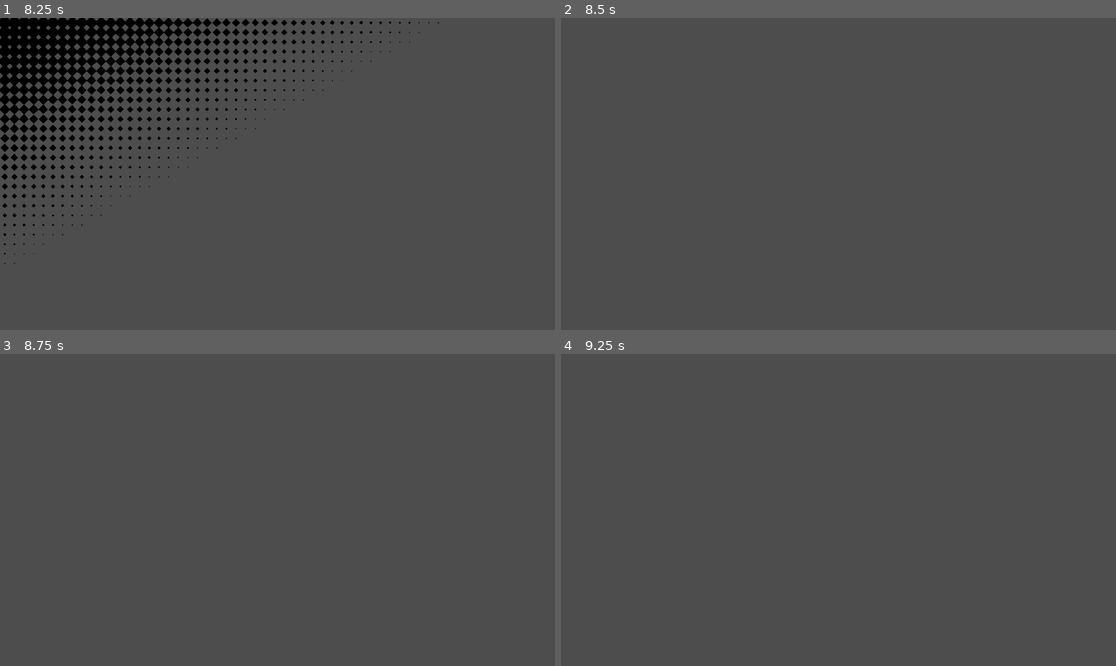
Above: before the commit, frames 1-4 (two rows, left to right).
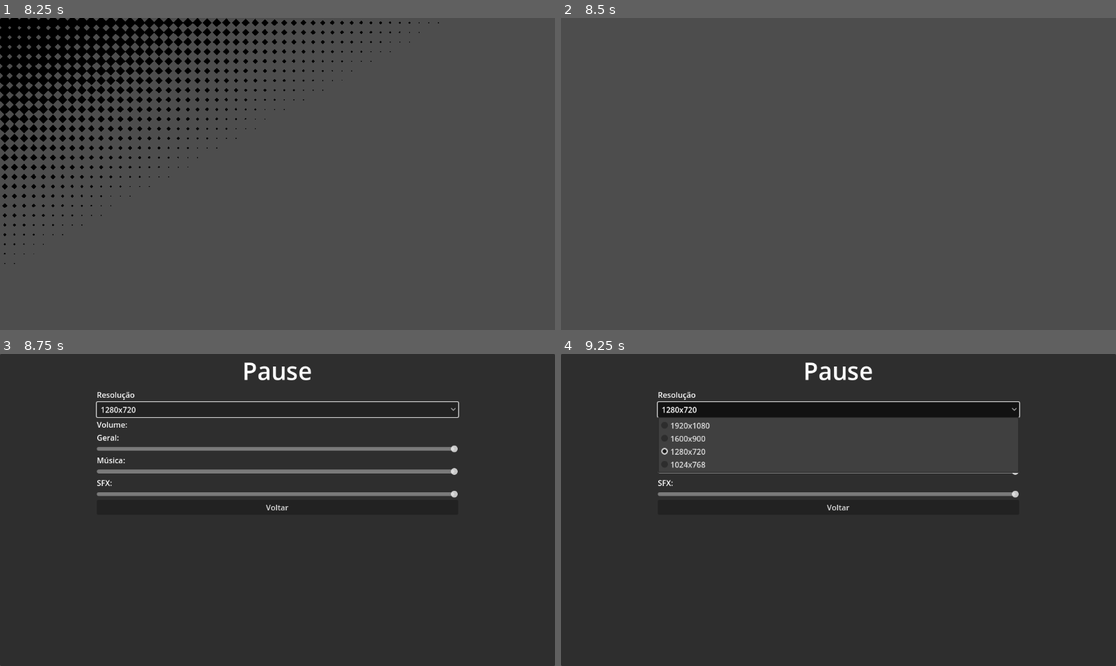
Above: after the commit, the same moments.

Repository: jpsalim21/Godot-Projeto-Base
Game: Godot game, scene res://Menus/MenuInicial.tscn
Same seed, same stepped clock (60 frames per second), same inputs: the game is played once before the commit and once after it. Before the commit the project starts from res://MenuInicial/MenuInicial.tscn.
Inputs (mouse positions are in pixels of both pictures, inside the frame that each line leads up to):
- Up to frame 1 (8.25 s): click "Jogar" at 0.5 s; click "Jogar" at 1.25 s; click "Opções" at 2 s; click "Opções" at 2.75 s; click "Jogar" at 3.5 s; click "Opções" at 4.25 s; tap Enter at 5.75 s
- Up to frame 2 (8.5 s): no input
- Up to frame 3 (8.75 s): tap Escape (ui_cancel) at 8.65 s
- Up to frame 4 (9.25 s): click (838, 410) at 8.75 s, where only the run after the commit has a clickable "1280x720"

Frames 1-2 are identical in both runs. In frame 3, 99% of the frame differs, in the area x 0-100%, y 0-100%; in frame 4, 89%.

Commit message:
Menu de pause

Diff:
--- a/MenuInicial/Config.gd
+++ /dev/null
@@ -1,9 +0,0 @@
-extends Resource
-class_name Configuracoes
-
-@export var audioMaster : float = 0
-@export var audioMusica : float = 0
-@export var audioSFX : float = 0
-
-@export var screen_size : Vector2i = Vector2i(1280, 720)
-@export var screen_index : int = 2
--- /dev/null
+++ b/Menus/Config.gd
@@ -0,0 +1,26 @@
+extends Resource
+class_name Configuracoes
+
+@export var audioMaster : float = 0:
+	set(value):
+		AudioServer.set_bus_volume_db(AudioServer.get_bus_index("Master"), value)
+		audioMaster = value
+@export var audioMusica : float = 0:
+	set(value):
+		AudioServer.set_bus_volume_db(AudioServer.get_bus_index("Musica"), value)
+		audioMusica = value
+@export var audioSFX : float = 0:
+	set(value):
+		AudioServer.set_bus_volume_db(AudioServer.get_bus_index("SFX"), value)
+		audioSFX = value
+
+static var resolucoes = [
+	Vector2i(1920, 1080),
+	Vector2i(1600, 900),
+	Vector2i(1280, 720),
+	Vector2i(1024, 768),
+]
+@export var screen_index : int = 2:
+	set(value):
+		screen_index = value
+		DisplayServer.window_set_size(resolucoes[value])
--- a/MenuInicial/GameController.gd
+++ b/Menus/GameController.gd
@@ -10,7 +10,7 @@
 	verify_save_directory(savePath)
 	loadData(configFile)
 	get_tree().set_auto_accept_quit(false)
-	DisplayServer.window_set_size(configuracoes.screen_size)
+	DisplayServer.window_set_size(Configuracoes.resolucoes[configuracoes.screen_index])
 
 #region SALVAR AS CONFIGURAÇÕES
 func verify_save_directory(path : String):
--- a/MenuInicial/MenuInicial.gd
+++ b/Menus/MenuInicial.gd
@@ -28,26 +28,14 @@
 	menu_inicial.visible = true
 	$"../MenuInicial/VBoxContainer/Start".grab_focus()
 
-var resolucoes = [
-	Vector2i(1920, 1080),
-	Vector2i(1600, 900),
-	Vector2i(1280, 720),
-	Vector2i(1024, 768),
-]
-
 func _on_resolucao_item_selected(index: int) -> void:
-	DisplayServer.window_set_size(resolucoes[index])
-	GameController.configuracoes.screen_size = resolucoes[index]
 	GameController.configuracoes.screen_index = index
 
 func _on_geral_slider_value_changed(value: float) -> void:
-	AudioServer.set_bus_volume_db(AudioServer.get_bus_index("Master"), value)
 	GameController.configuracoes.audioMaster = value
 
 func _on_musica_slider_value_changed(value: float) -> void:
-	AudioServer.set_bus_volume_db(AudioServer.get_bus_index("Musica"), value)
 	GameController.configuracoes.audioMusica = value
 
 func _on_sfx_slider_value_changed(value: float) -> void:
-	AudioServer.set_bus_volume_db(AudioServer.get_bus_index("SFX"), value)
 	GameController.configuracoes.audioSFX = value
--- a/MenuInicial/MenuInicial.tscn
+++ b/Menus/MenuInicial.tscn
@@ -1,7 +1,7 @@
 [gd_scene load_steps=7 format=3 uid="uid://b2jk11veho2ly"]
 
-[ext_resource type="Script" path="res://MenuInicial/MenuInicial.gd" id="1_pq5jh"]
-[ext_resource type="Script" path="res://MenuInicial/coisas_iniciais.gd" id="2_l5uqn"]
+[ext_resource type="Script" path="res://Menus/MenuInicial.gd" id="1_pq5jh"]
+[ext_resource type="Script" path="res://Menus/coisas_iniciais.gd" id="2_l5uqn"]
 
 [sub_resource type="StyleBoxFlat" id="StyleBoxFlat_bfrjk"]
 bg_color = Color(0, 0, 0, 1)
@@ -43,7 +43,7 @@
 "RESET": SubResource("Animation_0vkyi")
 }
 
-[node name="Control" type="Control"]
+[node name="MenuInicial" type="Control"]
 layout_mode = 3
 anchors_preset = 15
 anchor_right = 1.0
--- /dev/null
+++ b/Menus/MenuPause.gd
@@ -0,0 +1,31 @@
+extends Control
+
+func _ready() -> void:
+	$VBoxContainer/Resolucao.selected = GameController.configuracoes.screen_index
+	$VBoxContainer/GeralSlider.value = GameController.configuracoes.audioMaster
+	$VBoxContainer/MusicaSlider.value = GameController.configuracoes.audioMusica
+	$VBoxContainer/SFXSlider.value = GameController.configuracoes.audioSFX
+
+func _on_panel_visibility_changed() -> void:
+	if visible:
+		$VBoxContainer/Resolucao.grab_focus()
+	get_tree().paused = visible
+
+func _unhandled_input(event: InputEvent) -> void:
+	if event.is_action_pressed("ui_cancel"):
+		visible = !visible
+
+func _on_resolucao_item_selected(index: int) -> void:
+	GameController.configuracoes.screen_index = index
+
+func _on_geral_slider_value_changed(value: float) -> void:
+	GameController.configuracoes.audioMaster = value
+
+func _on_musica_slider_value_changed(value: float) -> void:
+	GameController.configuracoes.audioMusica = value
+
+func _on_sfx_slider_value_changed(value: float) -> void:
+	GameController.configuracoes.audioSFX = value
+
+func _on_voltar_pressed() -> void:
+	visible = false
--- /dev/null
+++ b/Menus/MenuPause.tscn
@@ -0,0 +1,96 @@
+[gd_scene load_steps=2 format=3 uid="uid://cu5m1ct25rwpc"]
+
+[ext_resource type="Script" path="res://Menus/MenuPause.gd" id="1_k7g53"]
+
+[node name="MenuPause" type="Control"]
+layout_mode = 3
+anchors_preset = 15
+anchor_right = 1.0
+anchor_bottom = 1.0
+grow_horizontal = 2
+grow_vertical = 2
+script = ExtResource("1_k7g53")
+
+[node name="Panel" type="Panel" parent="."]
+layout_mode = 1
+anchors_preset = 15
+anchor_right = 1.0
+anchor_bottom = 1.0
+grow_horizontal = 2
+grow_vertical = 2
+
+[node name="VBoxContainer" type="VBoxContainer" parent="."]
+layout_mode = 1
+anchors_preset = 5
+anchor_left = 0.5
+anchor_right = 0.5
+offset_left = -375.0
+offset_right = 375.0
+offset_bottom = 649.0
+grow_horizontal = 2
+
+[node name="Titulo" type="Label" parent="VBoxContainer"]
+layout_mode = 2
+theme_override_font_sizes/font_size = 50
+text = "Pause"
+horizontal_alignment = 1
+
+[node name="ResolucaoLabel" type="Label" parent="VBoxContainer"]
+layout_mode = 2
+text = "Resolução"
+
+[node name="Resolucao" type="OptionButton" parent="VBoxContainer"]
+layout_mode = 2
+selected = 0
+item_count = 4
+popup/item_0/text = "1920x1080"
+popup/item_1/text = "1600x900"
+popup/item_1/id = 1
+popup/item_2/text = "1280x720"
+popup/item_2/id = 2
+popup/item_3/text = "1024x768"
+popup/item_3/id = 3
+
+[node name="VolumeLabel" type="Label" parent="VBoxContainer"]
+layout_mode = 2
+text = "Volume:"
+
+[node name="GeralLabel" type="Label" parent="VBoxContainer"]
+layout_mode = 2
+text = "Geral:
+"
+
+[node name="GeralSlider" type="HSlider" parent="VBoxContainer"]
+layout_mode = 2
+min_value = -80.0
+max_value = 0.0
+
+[node name="MusicaLabel" type="Label" parent="VBoxContainer"]
+layout_mode = 2
+text = "Música:"
+
+[node name="MusicaSlider" type="HSlider" parent="VBoxContainer"]
+layout_mode = 2
+min_value = -80.0
+max_value = 0.0
+
+[node name="SFXLabel" type="Label" parent="VBoxContainer"]
+layout_mode = 2
+text = "SFX:"
+
+[node name="SFXSlider" type="HSlider" parent="VBoxContainer"]
+layout_mode = 2
+min_value = -80.0
+max_value = 0.0
+
+[node name="Voltar" type="Button" parent="VBoxContainer"]
+layout_mode = 2
+text = "Voltar"
+
+[connection signal="visibility_changed" from="." to="." method="_on_visibility_changed"]
+[connection signal="visibility_changed" from="Panel" to="." method="_on_panel_visibility_changed"]
+[connection signal="item_selected" from="VBoxContainer/Resolucao" to="." method="_on_resolucao_item_selected"]
+[connection signal="value_changed" from="VBoxContainer/GeralSlider" to="." method="_on_geral_slider_value_changed"]
+[connection signal="value_changed" from="VBoxContainer/MusicaSlider" to="." method="_on_musica_slider_value_changed"]
+[connection signal="value_changed" from="VBoxContainer/SFXSlider" to="." method="_on_sfx_slider_value_changed"]
+[connection signal="pressed" from="VBoxContainer/Voltar" to="." method="_on_voltar_pressed"]
--- a/Teste.tscn
+++ b/Teste.tscn
@@ -1,3 +1,11 @@
-[gd_scene format=3 uid="uid://cbm7nwoksga5q"]
+[gd_scene load_steps=2 format=3 uid="uid://cbm7nwoksga5q"]
+
+[ext_resource type="PackedScene" uid="uid://cu5m1ct25rwpc" path="res://Menus/MenuPause.tscn" id="1_6fjn4"]
 
 [node name="Node2D" type="Node2D"]
+
+[node name="CanvasLayer" type="CanvasLayer" parent="."]
+
+[node name="MenuPause" parent="CanvasLayer" instance=ExtResource("1_6fjn4")]
+process_mode = 3
+visible = false
--- a/TransicaoDeCenas/TransicaoCena.tscn
+++ b/TransicaoDeCenas/TransicaoCena.tscn
@@ -15,6 +15,86 @@
 shader_parameter/endPoint = Vector2(0.5, 0.5)
 shader_parameter/screen_width = 1920.0
 shader_parameter/screen_height = 1080.0
+
+[sub_resource type="Animation" id="Animation_d3xin"]
+resource_name = "Circle"
+length = 1.1
+tracks/0/type = "value"
+tracks/0/imported = false
+tracks/0/enabled = true
+tracks/0/path = NodePath("CircleTransition:material:shader_parameter/circle_size")
+tracks/0/interp = 1
+tracks/0/loop_wrap = true
+tracks/0/keys = {
+"times": PackedFloat32Array(0, 1),
+"transitions": PackedFloat32Array(1, 1),
+"update": 0,
+"values": [-0.1, 1.0]
+}
+tracks/1/type = "value"
+tracks/1/imported = false
+tracks/1/enabled = true
+tracks/1/path = NodePath("CircleTransition:visible")
+tracks/1/interp = 1
+tracks/1/loop_wrap = true
+tracks/1/keys = {
+"times": PackedFloat32Array(0, 1, 1.1),
+"transitions": PackedFloat32Array(1, 1, 1),
+"update": 1,
+"values": [true, true, false]
+}
+tracks/2/type = "value"
+tracks/2/imported = false
+tracks/2/enabled = true
+tracks/2/path = NodePath("PainelComum:visible")
+tracks/2/interp = 1
+tracks/2/loop_wrap = true
+tracks/2/keys = {
+"times": PackedFloat32Array(0, 1, 1.1),
+"transitions": PackedFloat32Array(1, 1, 1),
+"update": 1,
+"values": [false, false, true]
+}
+
+[sub_resource type="Animation" id="Animation_yublf"]
+resource_name = "CircleToon"
+length = 1.5
+tracks/0/type = "value"
+tracks/0/imported = false
+tracks/0/enabled = true
+tracks/0/path = NodePath("CircleTransition:material:shader_parameter/circle_size")
+tracks/0/interp = 1
+tracks/0/loop_wrap = true
+tracks/0/keys = {
+"times": PackedFloat32Array(0, 0.7, 1, 1.2, 1.4),
+"transitions": PackedFloat32Array(0.329877, 1, 0.5, 0.5, 1),
+"update": 0,
+"values": [-0.1, 0.8, 0.8, 0.7, 1.0]
+}
+tracks/1/type = "value"
+tracks/1/imported = false
+tracks/1/enabled = true
+tracks/1/path = NodePath("PainelComum:visible")
+tracks/1/interp = 1
+tracks/1/loop_wrap = true
+tracks/1/keys = {
+"times": PackedFloat32Array(0, 1.4),
+"transitions": PackedFloat32Array(1, 1),
+"update": 1,
+"values": [false, true]
+}
+tracks/2/type = "value"
+tracks/2/imported = false
+tracks/2/enabled = true
+tracks/2/path = NodePath("CircleTransition:visible")
+tracks/2/interp = 1
+tracks/2/loop_wrap = true
+tracks/2/keys = {
+"times": PackedFloat32Array(0, 1.5),
+"transitions": PackedFloat32Array(1, 1),
+"update": 1,
+"values": [true, false]
+}
 
 [sub_resource type="Animation" id="Animation_lurmq"]
 resource_name = "Diamond"
@@ -119,86 +199,6 @@
 "values": [true]
 }
 
-[sub_resource type="Animation" id="Animation_yublf"]
-resource_name = "CircleToon"
-length = 1.5
-tracks/0/type = "value"
-tracks/0/imported = false
-tracks/0/enabled = true
-tracks/0/path = NodePath("CircleTransition:material:shader_parameter/circle_size")
-tracks/0/interp = 1
-tracks/0/loop_wrap = true
-tracks/0/keys = {
-"times": PackedFloat32Array(0, 0.7, 1, 1.2, 1.4),
-"transitions": PackedFloat32Array(0.329877, 1, 0.5, 0.5, 1),
-"update": 0,
-"values": [-0.1, 0.8, 0.8, 0.7, 1.0]
-}
-tracks/1/type = "value"
-tracks/1/imported = false
-tracks/1/enabled = true
-tracks/1/path = NodePath("PainelComum:visible")
-tracks/1/interp = 1
-tracks/1/loop_wrap = true
-tracks/1/keys = {
-"times": PackedFloat32Array(0, 1.4),
-"transitions": PackedFloat32Array(1, 1),
-"update": 1,
-"values": [false, true]
-}
-tracks/2/type = "value"
-tracks/2/imported = false
-tracks/2/enabled = true
-tracks/2/path = NodePath("CircleTransition:visible")
-tracks/2/interp = 1
-tracks/2/loop_wrap = true
-tracks/2/keys = {
-"times": PackedFloat32Array(0, 1.5),
-"transitions": PackedFloat32Array(1, 1),
-"update": 1,
-"values": [true, false]
-}
-
-[sub_resource type="Animation" id="Animation_d3xin"]
-resource_name = "Circle"
-length = 1.1
-tracks/0/type = "value"
-tracks/0/imported = false
-tracks/0/enabled = true
-tracks/0/path = NodePath("CircleTransition:material:shader_parameter/circle_size")
-tracks/0/interp = 1
-tracks/0/loop_wrap = true
-tracks/0/keys = {
-"times": PackedFloat32Array(0, 1),
-"transitions": PackedFloat32Array(1, 1),
-"update": 0,
-"values": [-0.1, 1.0]
-}
-tracks/1/type = "value"
-tracks/1/imported = false
-tracks/1/enabled = true
-tracks/1/path = NodePath("CircleTransition:visible")
-tracks/1/interp = 1
-tracks/1/loop_wrap = true
-tracks/1/keys = {
-"times": PackedFloat32Array(0, 1, 1.1),
-"transitions": PackedFloat32Array(1, 1, 1),
-"update": 1,
-"values": [true, true, false]
-}
-tracks/2/type = "value"
-tracks/2/imported = false
-tracks/2/enabled = true
-tracks/2/path = NodePath("PainelComum:visible")
-tracks/2/interp = 1
-tracks/2/loop_wrap = true
-tracks/2/keys = {
-"times": PackedFloat32Array(0, 1, 1.1),
-"transitions": PackedFloat32Array(1, 1, 1),
-"update": 1,
-"values": [false, false, true]
-}
-
 [sub_resource type="AnimationLibrary" id="AnimationLibrary_hvb6t"]
 _data = {
 "Circle": SubResource("Animation_d3xin"),
@@ -207,7 +207,7 @@
 "RESET": SubResource("Animation_sc7fa")
 }
 
-[node name="CanvasLayer" type="CanvasLayer"]
+[node name="Transicao" type="CanvasLayer"]
 script = ExtResource("2_64njm")
 
 [node name="DiamondTransition" type="ColorRect" parent="."]
--- a/project.godot
+++ b/project.godot
@@ -11,7 +11,7 @@
 [application]
 
 config/name="ProjetoBase"
-run/main_scene="res://MenuInicial/MenuInicial.tscn"
+run/main_scene="res://Menus/MenuInicial.tscn"
 config/features=PackedStringArray("4.3", "Mobile")
 config/icon="res://icon.svg"
 
@@ -19,7 +19,7 @@
 
 Cortina="*res://TransicaoDeCenas/TransicaoCena.tscn"
 SceneController="*res://TransicaoDeCenas/SceneController.gd"
-GameController="*res://MenuInicial/GameController.gd"
+GameController="*res://Menus/GameController.gd"
 
 [dotnet]
 
Renamed: MenuInicial/coisas_iniciais.gd -> Menus/coisas_iniciais.gd
